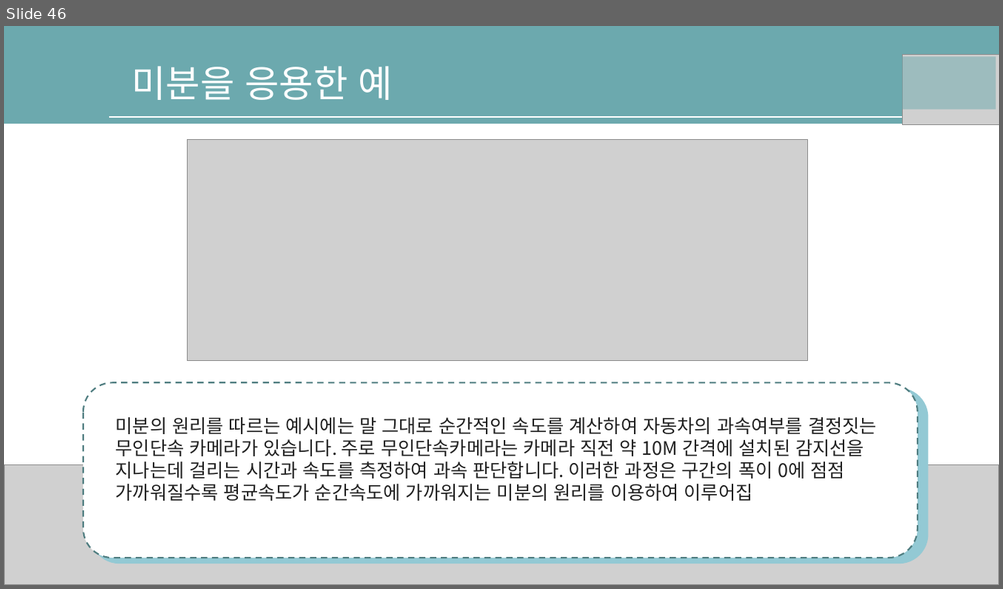
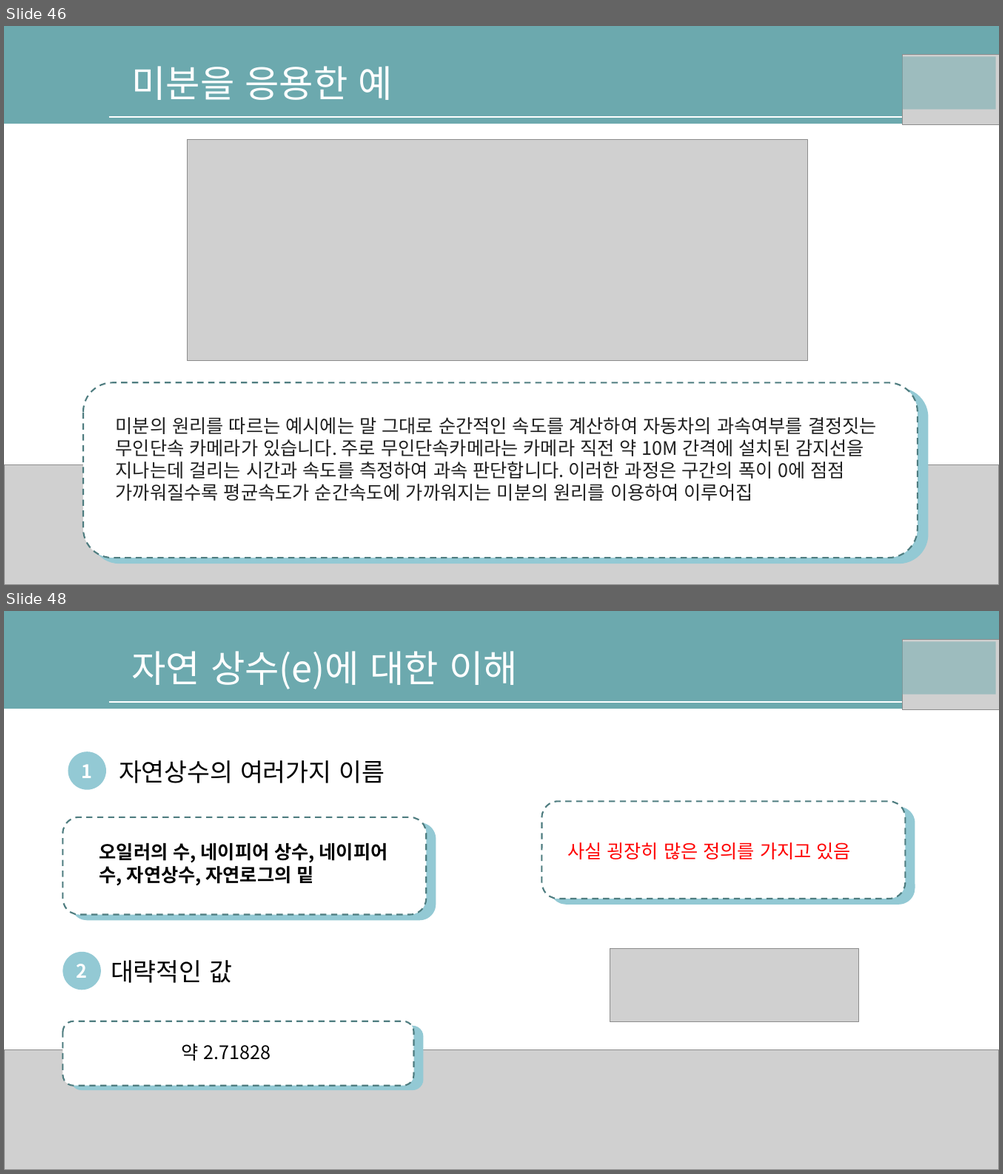
Before and after one commit to nqwrt/ai_doucument, a slide deck: AI-딥러닝을위한-수학공식.pptx. Shown one above the other, each under a label of ours: slide 46 before the commit, slides 46 and 48 after it; the slides between them are not shown. The pictures are 1003x589 and 1003x1174 pixels, drawn with LibreOffice and Linux fonts; fonts in the diff are those of the drawing; grey boxes stand for pictures; background and template pictures are left out. Boxes give left, top, right and bottom in pixels: in the first picture for what was removed or moved away, otherwise in the second. Text is boxed around its words. In the diff, an @@ line names an element or a change of style, - is before the commit and + after.

```diff
--- a/AI-딥러닝을위한-수학공식.pptx
+++ b/AI-딥러닝을위한-수학공식.pptx
@@ slide 48 added at (x1=4, y1=611, x2=999, y2=1170), background #FFFFFF; not listed: 2 template elements that a slide beside it also shows @@
@@ text added at (x1=131, y1=651, x2=518, y2=689), 36 pt, text #FFFFFF @@
+자연 상수(e)에 대한 이해
@@ rectangle added at (x1=899, y1=641, x2=996, y2=695), fill #6CA9AE at 50% opacity @@
@@ picture added at (x1=902, y1=639, x2=999, y2=709) @@
@@ ellipse added at (x1=68, y1=752, x2=106, y2=790), fill #93C9D4, 18 pt, text #FFFFFF, bold @@
+1
@@ text added at (x1=119, y1=760, x2=384, y2=783), 24 pt, text #000000 @@
+자연상수의 여러가지 이름
@@ rounded rectangle added at (x1=542, y1=801, x2=905, y2=899), fill #FFFFFF, outline #507D81 1.5 pt dashed @@
@@ rounded rectangle added at (x1=550, y1=807, x2=915, y2=905), fill #93C9D4 @@
@@ rounded rectangle added at (x1=63, y1=817, x2=427, y2=915), fill #FFFFFF, outline #507D81 1.5 pt dashed @@
@@ rounded rectangle added at (x1=71, y1=823, x2=436, y2=920), fill #93C9D4 @@
@@ text added at (x1=99, y1=843, x2=388, y2=886), 18 pt, text #000000, bold @@
+오일러의 수, 네이피어 상수, 네이피어 수, 자연상수, 자연로그의 밑
@@ text added at (x1=567, y1=843, x2=851, y2=860), 18 pt, text #FF0000 @@
+사실 굉장히 많은 정의를 가지고 있음
@@ ellipse added at (x1=63, y1=952, x2=101, y2=990), fill #93C9D4, 18 pt, text #FFFFFF, bold @@
+2
@@ text added at (x1=111, y1=960, x2=232, y2=983), 24 pt, text #000000 @@
+대략적인 값
@@ picture added at (x1=610, y1=949, x2=858, y2=1023) @@
@@ rounded rectangle added at (x1=63, y1=1022, x2=414, y2=1085), fill #FFFFFF, outline #507D81 1.5 pt dashed @@
@@ rounded rectangle added at (x1=71, y1=1026, x2=424, y2=1091), fill #93C9D4 @@
@@ picture added at (x1=4, y1=1051, x2=999, y2=1170) @@
@@ text added at (x1=182, y1=1044, x2=271, y2=1061), 18 pt, text #000000 @@
+약 2.71828
```
Also in this commit, not shown: 6 other slides added.
